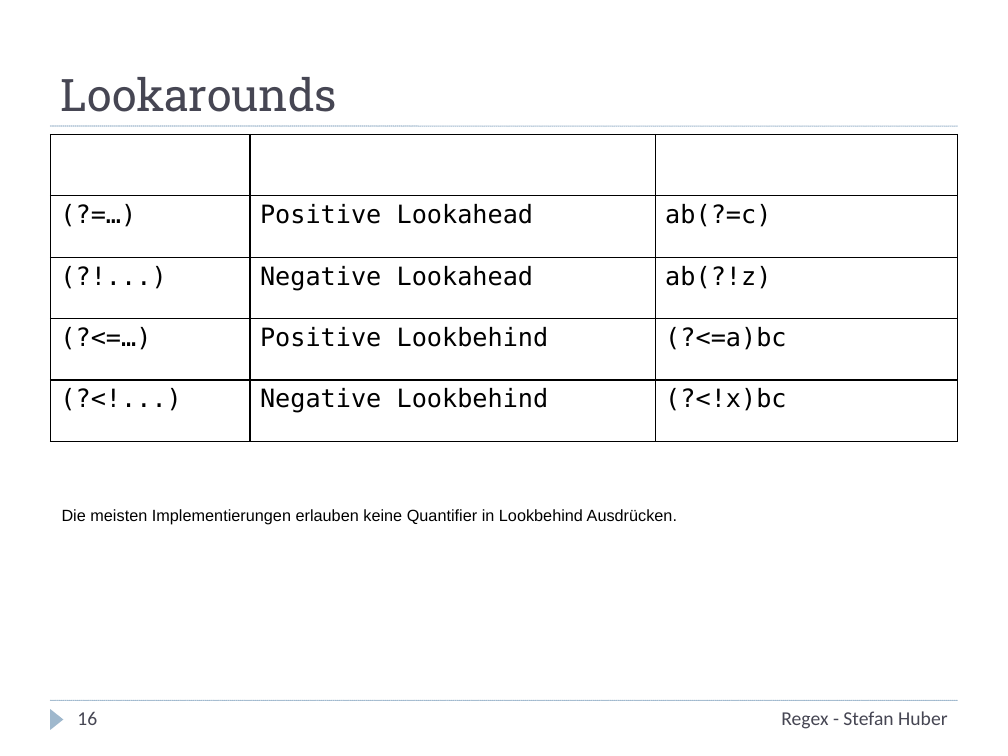
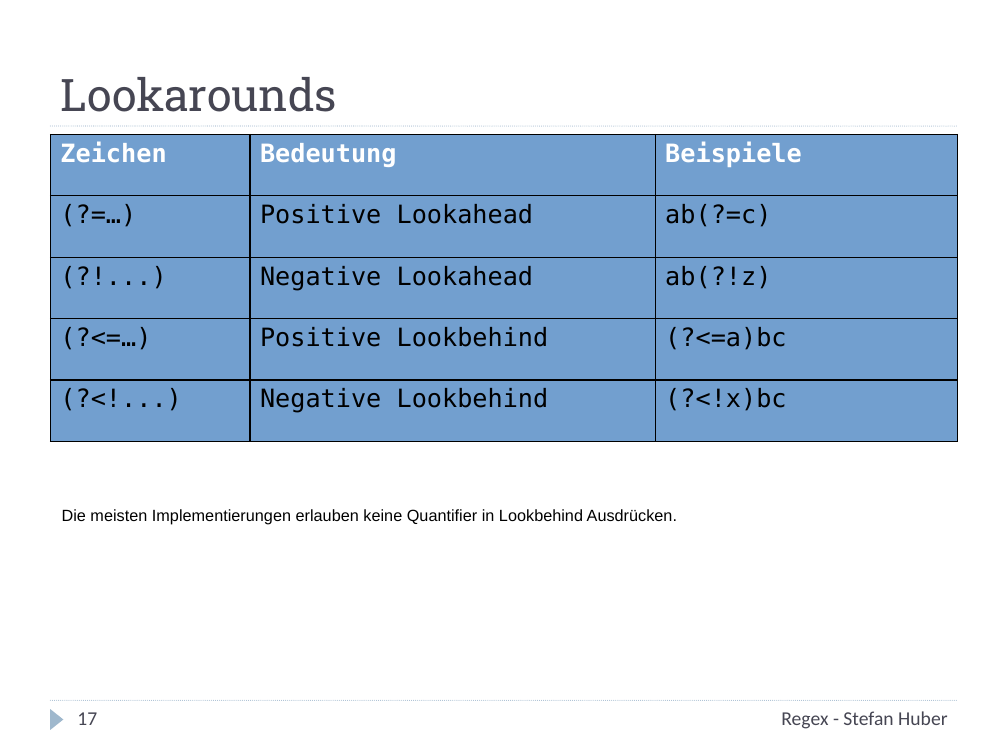
Before and after one commit to stefanhuber/regex-schulung, a slide deck: slide 17 of Regex.pptx (slide 16 before the commit). Drawn at 1008x756 pixels with LibreOffice and Linux fonts; fonts in the diff are those of the drawing. Boxes give left, top, right and bottom in pixels: in the first picture for what was removed or moved away, otherwise in the second. Text is boxed around its words. In the diff, an @@ line names an element or a change of style, - is before the commit and + after.

```diff
--- a/Regex.pptx
+++ b/Regex.pptx
@@ table at (x1=50, y1=134, x2=958, y2=442) @@
@@ fill none to #729FCF in 15 cells @@
@@ page number at (x1=77, y1=712, x2=97, y2=725): text changed @@
-16
+17
```
Also in this commit, not shown: 17 other slides changed, 1 slide added, 1 other file.
